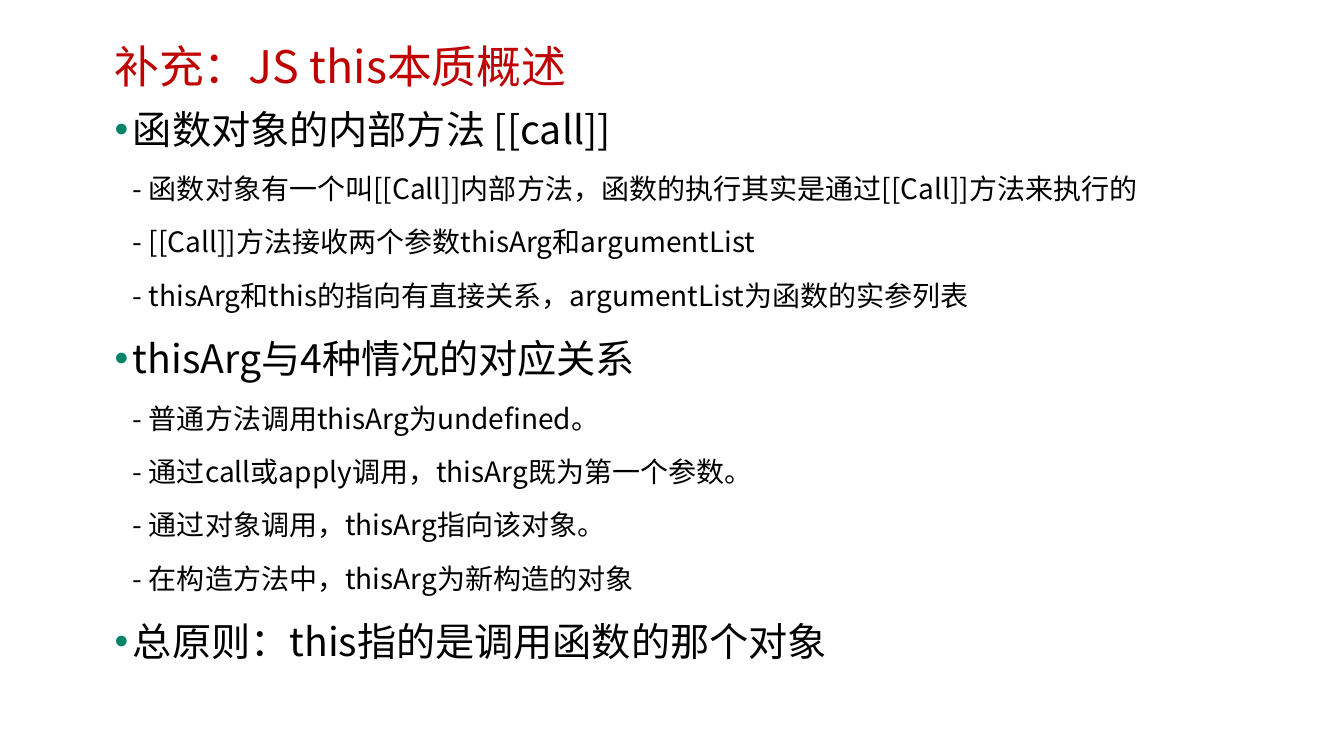
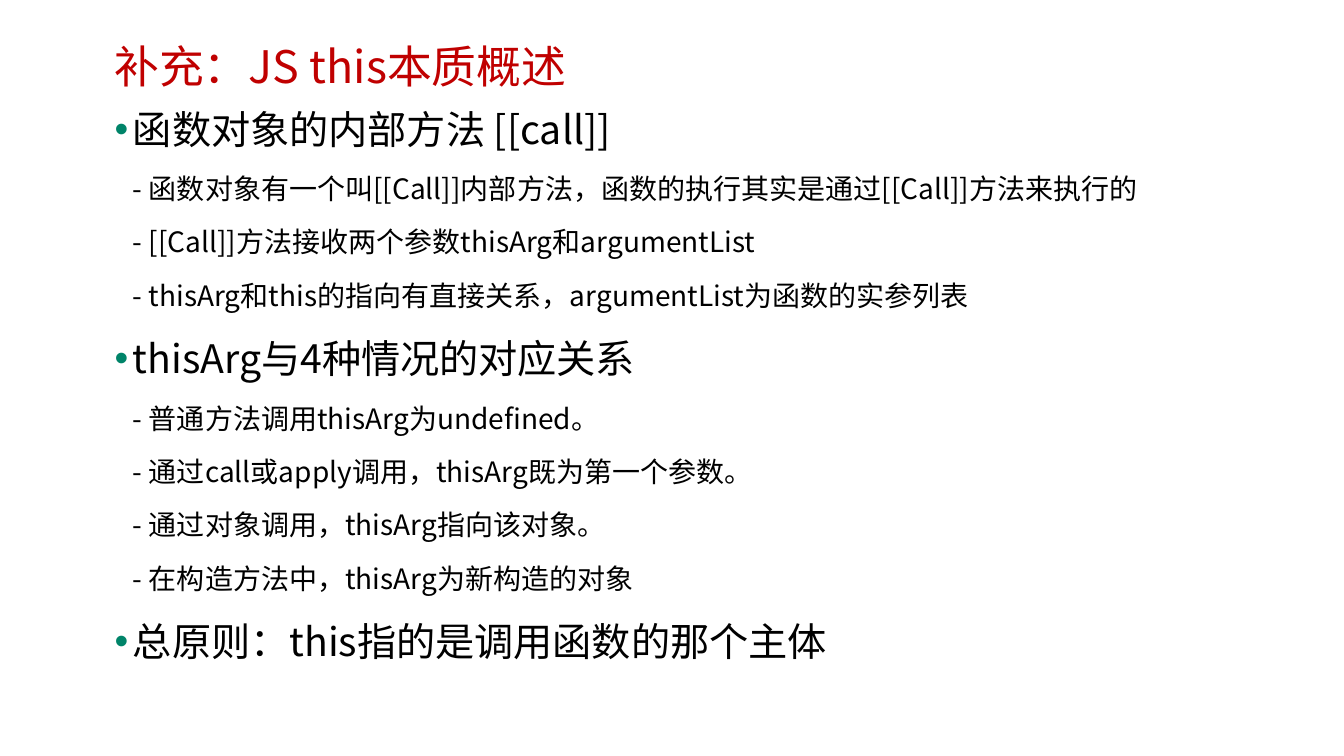
Before and after one commit to edu2act/course-javascript-advanced, a slide deck: slide 18 of 课程PPT/16.JS中的this.pptx (slide 16 before the commit). Drawn at 1344x756 pixels with LibreOffice and Linux fonts; fonts in the diff are those of the drawing; background and template pictures are left out. Boxes give left, top, right and bottom in pixels: in the first picture for what was removed or moved away, otherwise in the second. Text is boxed around its words. In the diff, an @@ line names an element or a change of style, - is before the commit and + after.

```diff
--- a/课程PPT/16.JS中的this.pptx
+++ b/课程PPT/16.JS中的this.pptx
@@ text at (x1=133, y1=623, x2=827, y2=659): text changed @@
-• 总原则：this指的是调用函数的那个对象
+• 总原则：this指的是调用函数的那个主体
```
Also in this commit, not shown: 4 other slides changed, 2 slides added, 2 slides removed, 4 other files.
